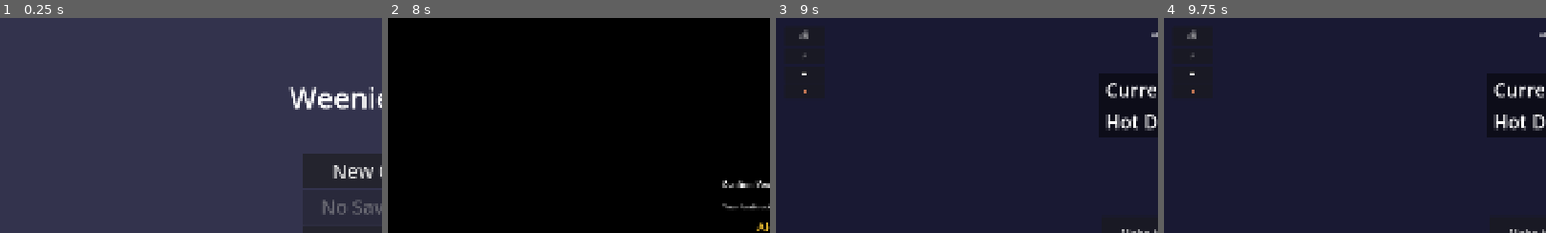
Above: before the commit, frames 1-4 (left to right).
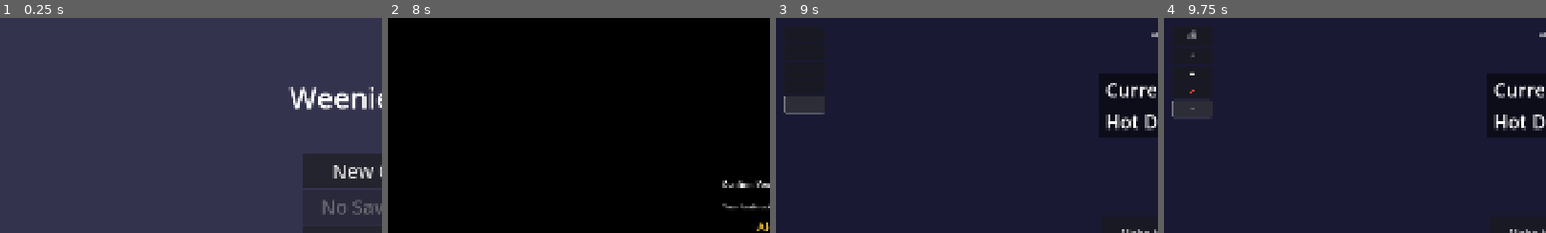
Above: after the commit, the same moments.

Repository: aaronleebrooks/weenieworld
Game: Godot game, scene res://scenes/main_menu/MainMenu.tscn
Two runs of this game, one before a commit and one after it. Both use one fixed random seed, a clock stepped at 60 frames per second and the inputs below.
Inputs (mouse positions are % of the whole screen's width and height, from its top left):
- Up to frame 1 (0.25 s): no input
- Up to frame 2 (8 s): click "New Game" at 0.5 s; click (50, 45) at 1.27 s; type "Alex" at 1.35 s; click "New Game" at 2 s; click "Start Game" at 2.75 s; click "Start Game" at 3.5 s; click "New Game" at 4.25 s; click "Start Game" at 5 s; click "Cancel" at 5.75 s; click "Go Back" at 6.5 s; click "Options" at 7.25 s
- Up to frame 3 (9 s): tap Enter at 8, 8.1 s; click (4, 21) at 8.75 s, where only the run after the commit has a clickable "^"
- Up to frame 4 (9.75 s): click (4, 20) at 9.52 s
The pictures show only the part of the screen within x 0-50%, y 0-50%; the shares and areas given below are measured in that part.

Frames 1-2 are identical in both runs. In frame 3, 0.3% of the frame differs, in the area x 2-13%, y 5-45%; in frame 4, less than 0.1%.

Commit message:
Add toggle labels caret button to left sidebar menu

Diff:
--- a/scenes/game/Game.gd
+++ b/scenes/game/Game.gd
@@ -8,6 +8,7 @@
 @onready var upgrade_icon = $TopLeftMenu/UpgradeIcon
 @onready var save_icon = $TopLeftMenu/SaveIcon
 @onready var exit_icon = $TopLeftMenu/ExitIcon
+@onready var toggle_labels_icon = $TopLeftMenu/ToggleLabelsIcon
 @onready var hot_dog_display = $HotDogDisplay
 @onready var currency_display = $CurrencyDisplay
 @onready var upgrade_panel = $UpgradePanel
@@ -42,6 +43,7 @@
 	upgrade_icon.pressed.connect(_on_upgrade_icon_pressed)
 	save_icon.pressed.connect(_on_save_icon_pressed)
 	exit_icon.pressed.connect(_on_exit_icon_pressed)
+	toggle_labels_icon.pressed.connect(_on_toggle_labels_icon_pressed)
 
 
 
@@ -225,6 +227,8 @@
 		save_icon.tooltip_text = "Save Game"
 	if exit_icon:
 		exit_icon.tooltip_text = "Exit to Menu"
+	if toggle_labels_icon:
+		toggle_labels_icon.tooltip_text = "Toggle Labels"
 
 func _on_viewport_size_changed():
 	"""Handle viewport size changes for responsive design"""
@@ -254,6 +258,8 @@
 		save_icon.text = "💾" if tooltips_visible else ""
 	if exit_icon:
 		exit_icon.text = "❌" if tooltips_visible else ""
+	if toggle_labels_icon:
+		toggle_labels_icon.text = "^" if tooltips_visible else ""
 
 	print("Game: Tooltips toggled - visible: ", tooltips_visible)
 
@@ -347,6 +353,11 @@
 		if event_log_manager:
 			event_log_manager.add_save_event("manual")
 
+func _on_toggle_labels_icon_pressed():
+	"""Handle toggle labels icon press"""
+	print("Game: Toggle labels icon pressed")
+	_on_tooltip_toggle_pressed()
+
 
 
 func _on_exit_icon_pressed():
--- a/scenes/game/Game.tscn
+++ b/scenes/game/Game.tscn
@@ -81,7 +81,11 @@
 layout_mode = 2
 text = "🚪"
 
+[node name="ToggleLabelsIcon" type="Button" parent="TopLeftMenu"]
+custom_minimum_size = Vector2(0, 40)
+layout_mode = 2
+text = "^"
+
 [node name="EventLog" parent="." instance=ExtResource("7_eventlog")]
-layout_mode = 1
 grow_horizontal = 2
 grow_vertical = 2
